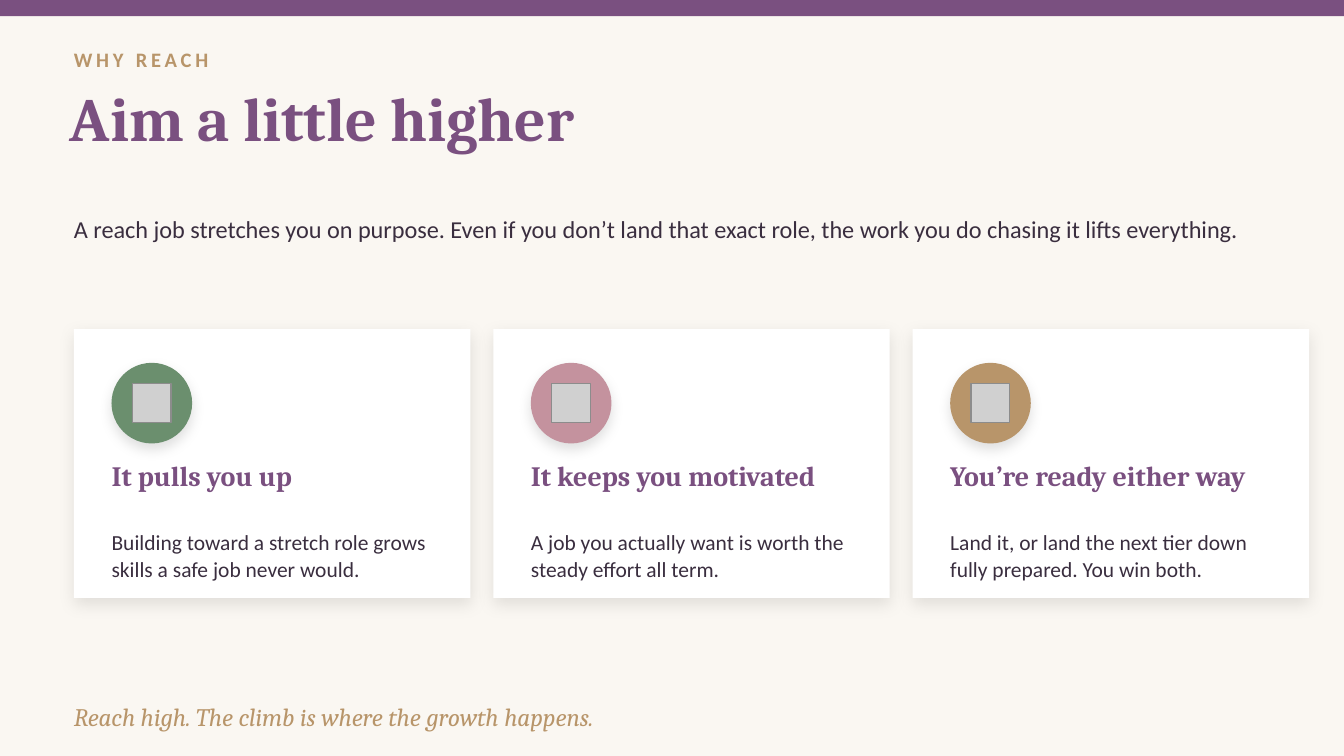
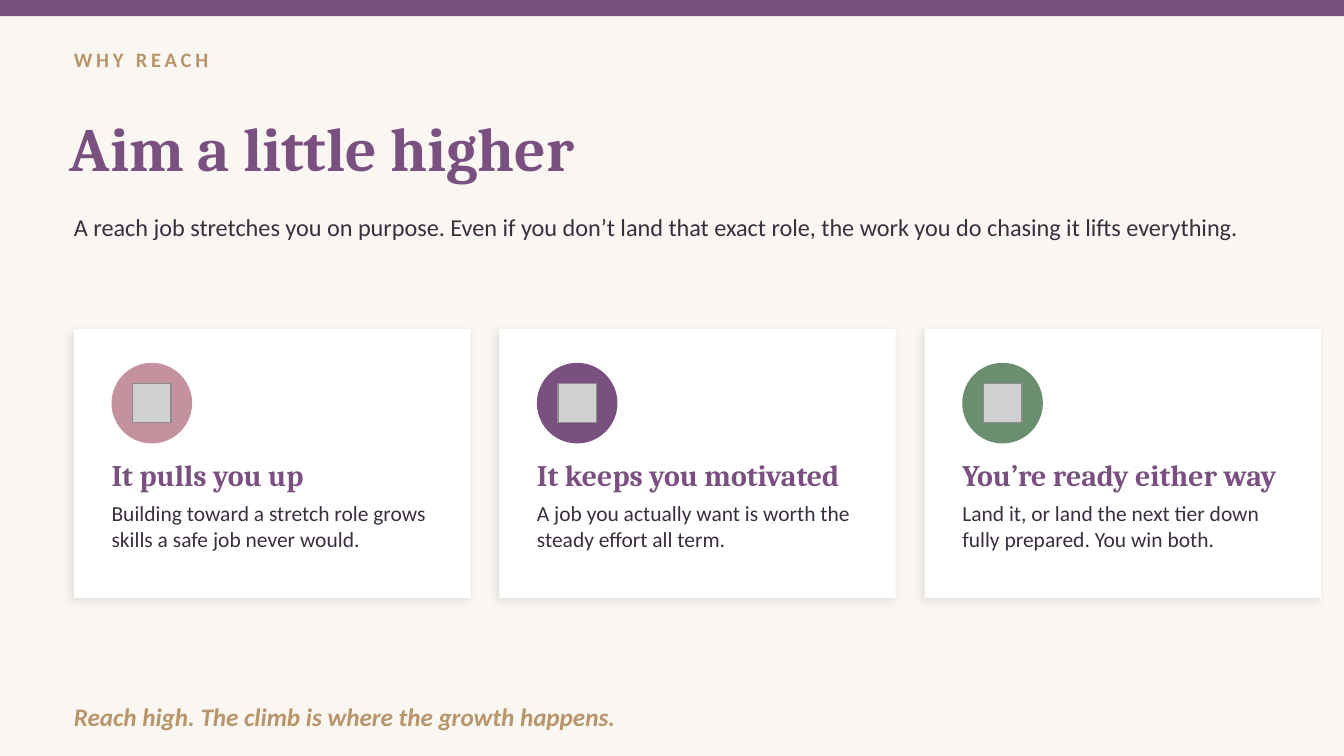
Before and after one commit to singletrackmom/singletrackmom.github.io, a slide deck: slide 8 of canvas/avc248/slides/week-04-goals-and-reach-job.pptx (slide 7 before the commit). Drawn at 1344x756 pixels with LibreOffice and Linux fonts; fonts in the diff are those of the drawing; grey boxes stand for pictures. Boxes give left, top, right and bottom in pixels: in the first picture for what was removed or moved away, otherwise in the second. Text is boxed around its words. In the diff, an @@ line names an element or a change of style, - is before the commit and + after.

```diff
--- a/canvas/avc248/slides/week-04-goals-and-reach-job.pptx
+++ b/canvas/avc248/slides/week-04-goals-and-reach-job.pptx
@@ text "Aim a little higher" at [70,128,574,185]: line spacing 0.98 to 1; vertical alignment top to middle @@
@@ text "A reach job stretches you ..." at [74,219,1237,240]: line spacing 1.05 to 1 @@
@@ shadow changed in 3 elements at [74,329,470,598], [499,329,895,598], [925,329,1321,598] @@
@@ ellipse at [112,363,192,444]: fill #6B8F6E to #C4929E; shadow off @@
@@ 1 picture, 1 rectangle, 1 ellipse: place and size @@
-1 picture, 1 rectangle, 1 ellipse at [493,329,890,598]
+1 picture, 1 rectangle, 1 ellipse at [499,329,895,598]
@@ ellipse at [538,363,618,444]: fill #C4929E to #7A5080; shadow off @@
@@ ellipse at [962,363,1043,444]: fill #B8956A to #6B8F6E; shadow off @@
@@ 1 rectangle, 1 ellipse, 1 picture: place and size @@
-1 rectangle, 1 ellipse, 1 picture at [913,329,1309,598]
+1 rectangle, 1 ellipse, 1 picture at [925,329,1321,598]
@@ size 15 to 16 pt; line spacing 0.95 to 1 in 3 elements at [112,465,303,493], [537,465,839,493], [962,465,1277,493] @@
@@ text "You’re ready either way": place and size @@
-text "You’re ready either way" at [950,466,1246,492]
+text "You’re ready either way" at [962,465,1277,493]
@@ text "Building toward a stretch role ...": place and size @@
-text "Building toward a stretch role ..." at [112,535,425,581]
+text "Building toward a stretch role ..." at [112,506,425,551]
@@ text "A job you actually want ...": place and size @@
-text "A job you actually want ..." at [531,535,843,581]
+text "A job you actually want ..." at [537,506,849,551]
@@ line spacing 1.05 to 1; vertical alignment middle to top in 3 elements at [112,506,425,551], [537,506,849,551], [962,506,1259,551] @@
@@ text "Land it, or land the ...": place and size @@
-text "Land it, or land the ..." at [950,535,1247,581]
+text "Land it, or land the ..." at [962,506,1259,551]
@@ text "Reach high. The climb is ..." at [74,708,615,730]: font Cambria to Calibri, bold on @@
```
Also in this commit, not shown: 6 other slides changed, 2 slides added, 1 slide removed, 33 other files.
